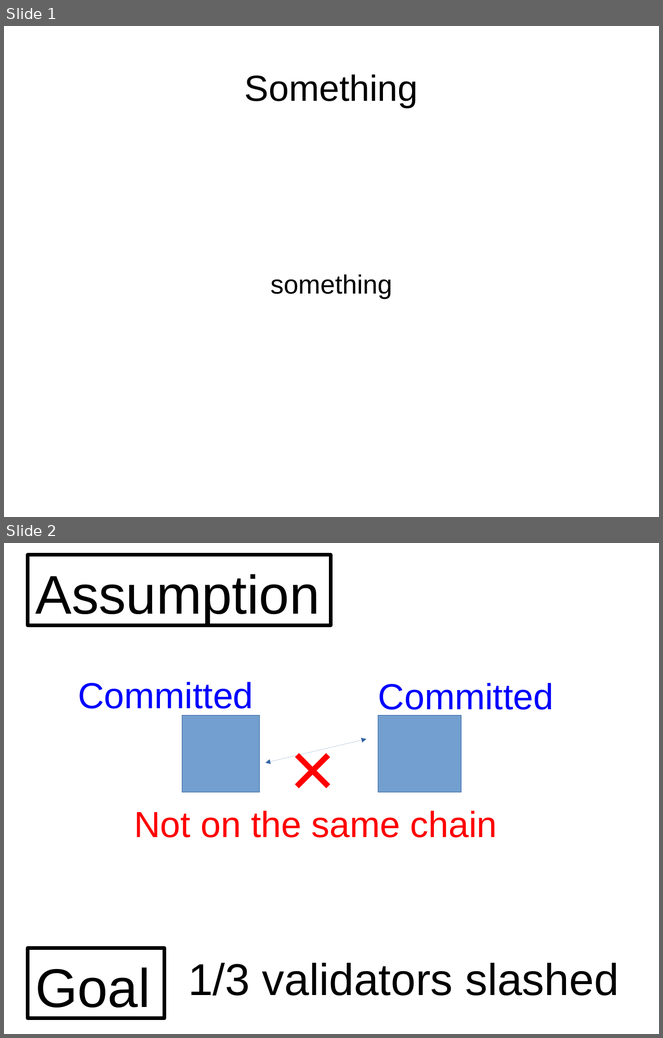
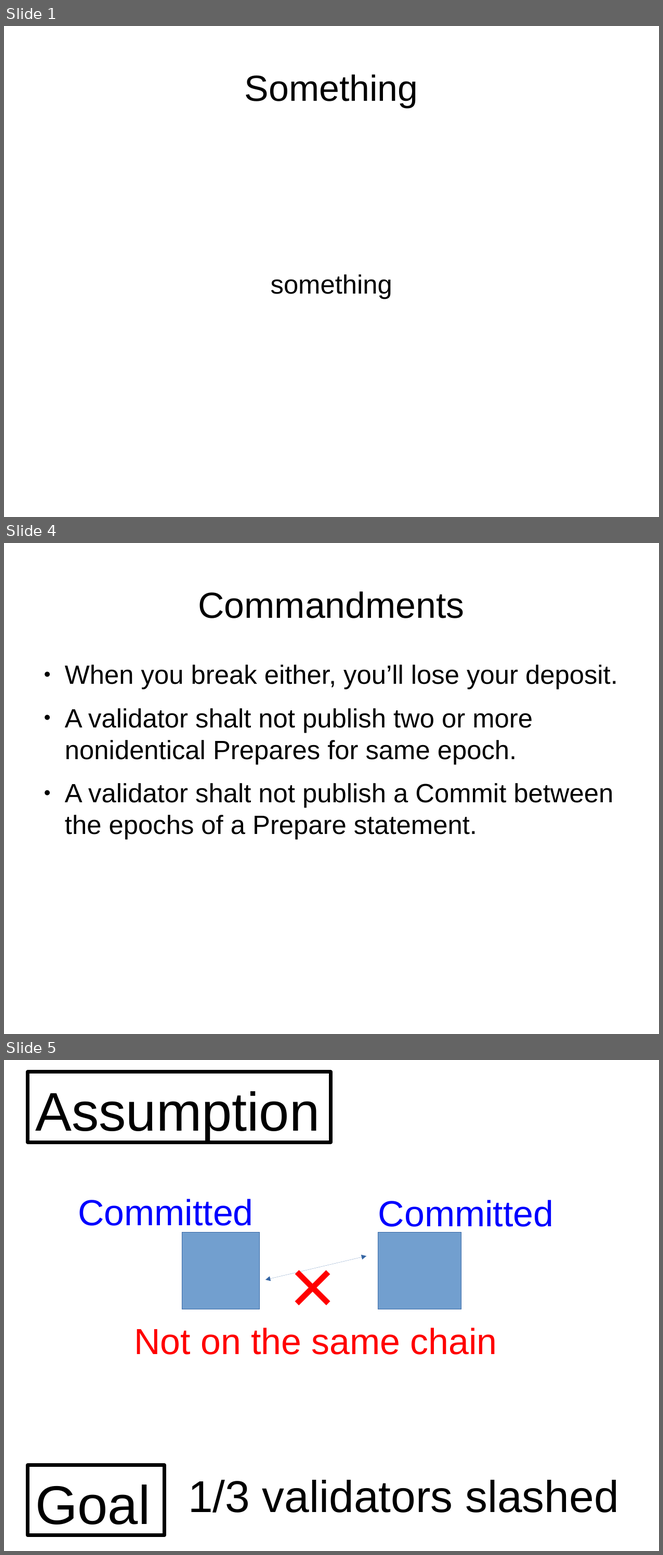
Before and after one commit to palmskog/pos, a slide deck: slide.odp. Shown one above the other, each under a label of ours: slides 1 and 2 before the commit, slides 1, 4 and 5 after it; the slides between them are not shown. The pictures are 663x1038 and 663x1555 pixels, drawn with LibreOffice and Linux fonts; fonts in the diff are those of the drawing. Boxes give left, top, right and bottom in pixels: in the first picture for what was removed or moved away, otherwise in the second. Text is boxed around its words. In the diff, an @@ line names an element or a change of style, - is before the commit and + after.

```diff
--- a/slide.odp
+++ b/slide.odp
@@ slide 4 added at (4,543,659,1034), background #FFFFFF @@
@@ title added at (198,591,465,618), 44 pt, text #000000 @@
+Commandments
@@ text added at (65,665,618,840), 32 pt, text #000000 @@
+● When you break either, you’ll lose your deposit.
+● A validator shalt not publish two or more nonidentical Prepares for same epoch.
+● A validator shalt not publish a Commit between the epochs of a Prepare statement.
@@ what was slide 2 is now slide 5 @@
```
Also in this commit, not shown: 9 other slides added.
